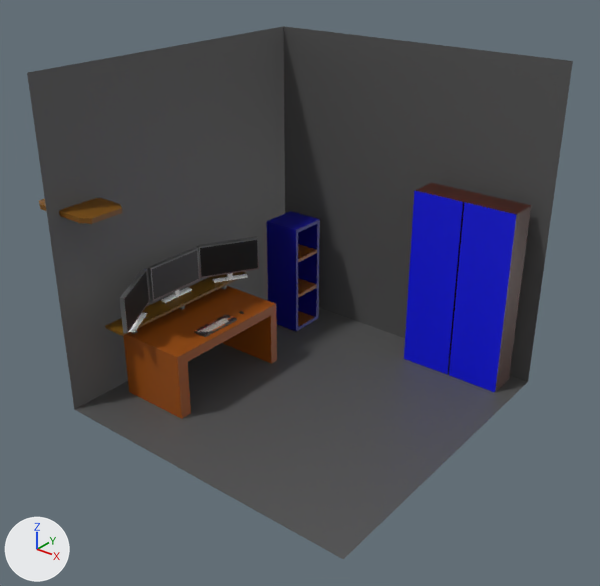
Renders of the glTF model public/models/NewthreeJsScene.glb from each side of a commit.
Camera for both pictures: a camera (50 mm lens) standing at (274.0, -242.0, 221.0) and looking at (56.0, 30.0, 52.0). The axes (+X, +Y, +Z) are drawn at lower left. The lights are the same throughout. Where no turn or scale is listed for an object, it has been applied to the vertices. Vertices at the same position are counted once.

In view in the first picture: 'Cube', 'Cube.001', 'Experience and projects.003', 'LeftDoor', 'MainBody', 'Monitor  3', 'Monitor 1', 'Monitor 2', 'Plane.001', 'RightDoor'.
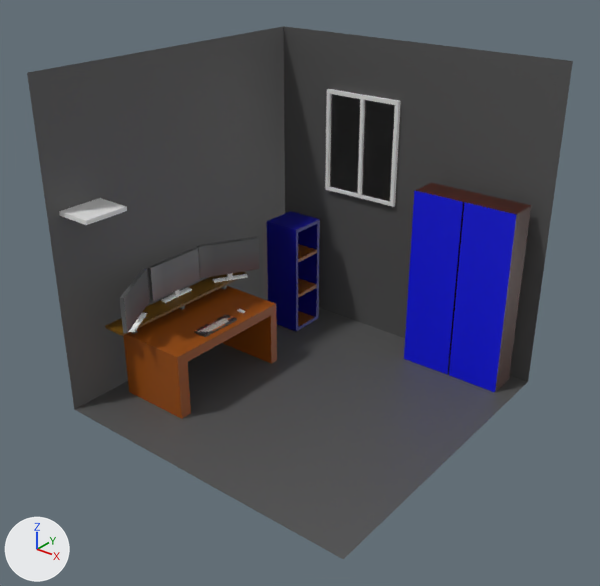
Boxes (x1, y1, x2, y2) around the edits, measured in the pictures (600 x 586 px):
'Glass', added
    after: (330, 94, 395, 201)
'Frame', added
    after: (325, 89, 401, 207)
'Cube.001', deleted
    before: (39, 198, 122, 224)
'Cube.003', added
    after: (59, 198, 127, 225)
'Cube.002', added
    after: (237, 309, 246, 313)
'Mouse', deleted
    before: (239, 311, 244, 314)
part 1 of me_cube_009, cut back
    both: (150, 248, 200, 301)
part 2 of me_cube_013, cut back
    both: (124, 270, 149, 332)
part 3 of me_cube_014, cut back
    both: (199, 238, 259, 278)

Diff of the bpy script that builds the scene:
```diff
--- a/public/models/NewthreeJsScene.glb.py
+++ b/public/models/NewthreeJsScene.glb.py
@@ me_cube_009 @@
-me_cube_009.from_pydata(...)  # 32 vertices, 58 faces; spans x -1.6..1.6, y -16.5..16.1, z -0.4..20.9
+me_cube_009.from_pydata(...)  # 27 vertices, 34 faces; spans x -1.6..1.6, y -16.5..16.1, z -0.4..20.9
+# me_cube_009 part 1
+# 5 vertices are removed from x -1.6..0.9, y -15.9..15.2, z -0.4..20.1
+# 30 faces are deleted
+# 6 new faces join them
 me_cube_009.materials.append(mat_simplematerial)
@@ me_cube_013 @@
-me_cube_013.from_pydata(...)  # 32 vertices, 58 faces; spans x -9.0..9.1, y -14.9..14.4, z -0.4..20.9
+me_cube_013.from_pydata(...)  # 27 vertices, 34 faces; spans x -9.0..9.1, y -14.9..14.4, z -0.4..20.9
+# me_cube_013 part 2
+# 5 vertices are removed from x -6.8..8.8, y -13.3..13.6, z -0.4..20.1
+# 30 faces are deleted
+# 6 new faces join them
 me_cube_013.materials.append(mat_simplematerial)
@@ me_cube_014 @@
-me_cube_014.from_pydata(...)  # 32 vertices, 58 faces; spans x -9.2..8.9, y -14.8..14.5, z -0.4..20.9
+me_cube_014.from_pydata(...)  # 27 vertices, 34 faces; spans x -9.2..8.9, y -14.8..14.5, z -0.4..20.9
+# me_cube_014 part 3
+# 5 vertices are removed from x -7.1..8.4, y -14.3..12.7, z -0.4..20.1
+# 30 faces are deleted
+# 6 new faces join them
 me_cube_014.materials.append(mat_simplematerial)
@@ me_plane_016 @@
+me_plane_016.from_pydata([(-20.1, 0.0, -25.7), (20.1, 0.0, -25.7), (-20.1, 0.0, 25.7), (20.1, 0.0, 25.7)], [], [(0, 1, 3), (0, 3, 2)])
+me_plane_016.materials.append(mat_glass)  # white #e7e7e7
@@ me_cube_011 @@
+me_cube_011.from_pydata([(18.6, -11.3, -1.0), (18.6, -11.3, 1.0), (18.6, 11.3, -1.0), (18.6, 11.3, 1.0), (0.0, 11.3, -1.0), (0.0, 11.3, 1.0), (0.0, -11.3, -1.0), (0.0, -11.3, 1.0)], [], [(4, 5, 3), (4, 3, 2), (2, 3, 1), (2, 1, 0), (4, 2, 0), (4, 0, 6), (3, 5, 7), (3, 7, 1), (0, 1, 7), (0, 7, 6)])
@@ ob_mouse @@
-ob_mouse = bpy.data.objects.new('Mouse', me_sphere)
@@ ob_cube_001 @@
-ob_cube_001 = bpy.data.objects.new('Cube.001', me_cube_004)
@@ ob_glass @@
+ob_glass = bpy.data.objects.new('Glass', me_plane_016)
+ob_glass.location = (29.2, 115.4, 97.4)
@@ ob_frame @@
+ob_frame = bpy.data.objects.new('Frame', me_cube_005)  # 42 vertices, 48 faces; spans x -22.8..22.2, y -1.1..1.0, z -52.6..3.0
+ob_frame.location = (29.6, 115.2, 122.3)
@@ ob_cube_003 @@
+ob_cube_003 = bpy.data.objects.new('Cube.003', me_cube_011)
+ob_cube_003.location = (-24.6, -27.4, 92.6)
@@ ob_cube_002 @@
+ob_cube_002 = bpy.data.objects.new('Cube.002', me_cube_008)  # 14 vertices, 17 faces; spans x -2.11..2.11, y -1.0..1.0, z -0.25..0.25
+ob_cube_002.location = (14.0, 34.6, 27.5)
```
